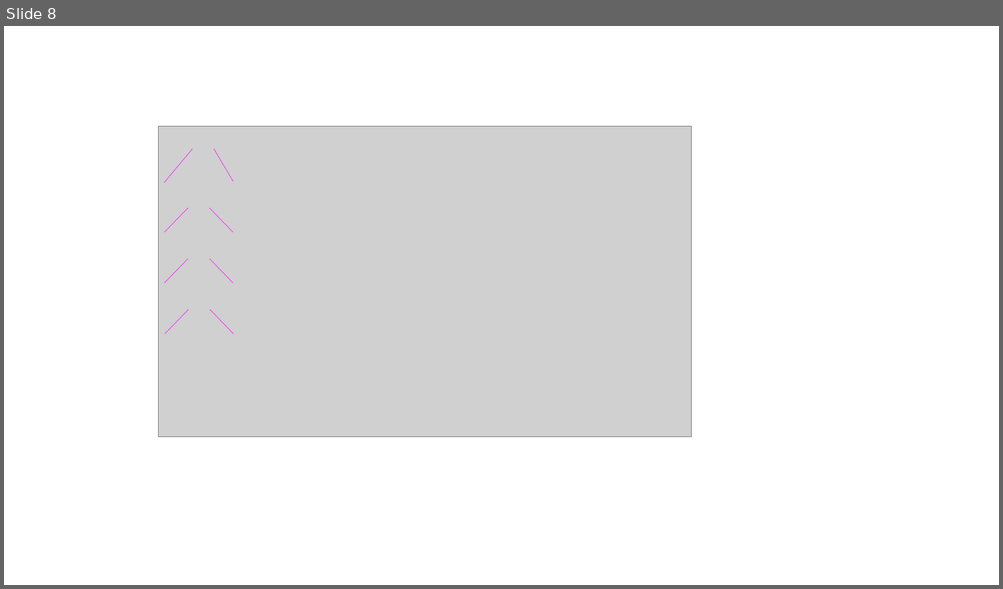
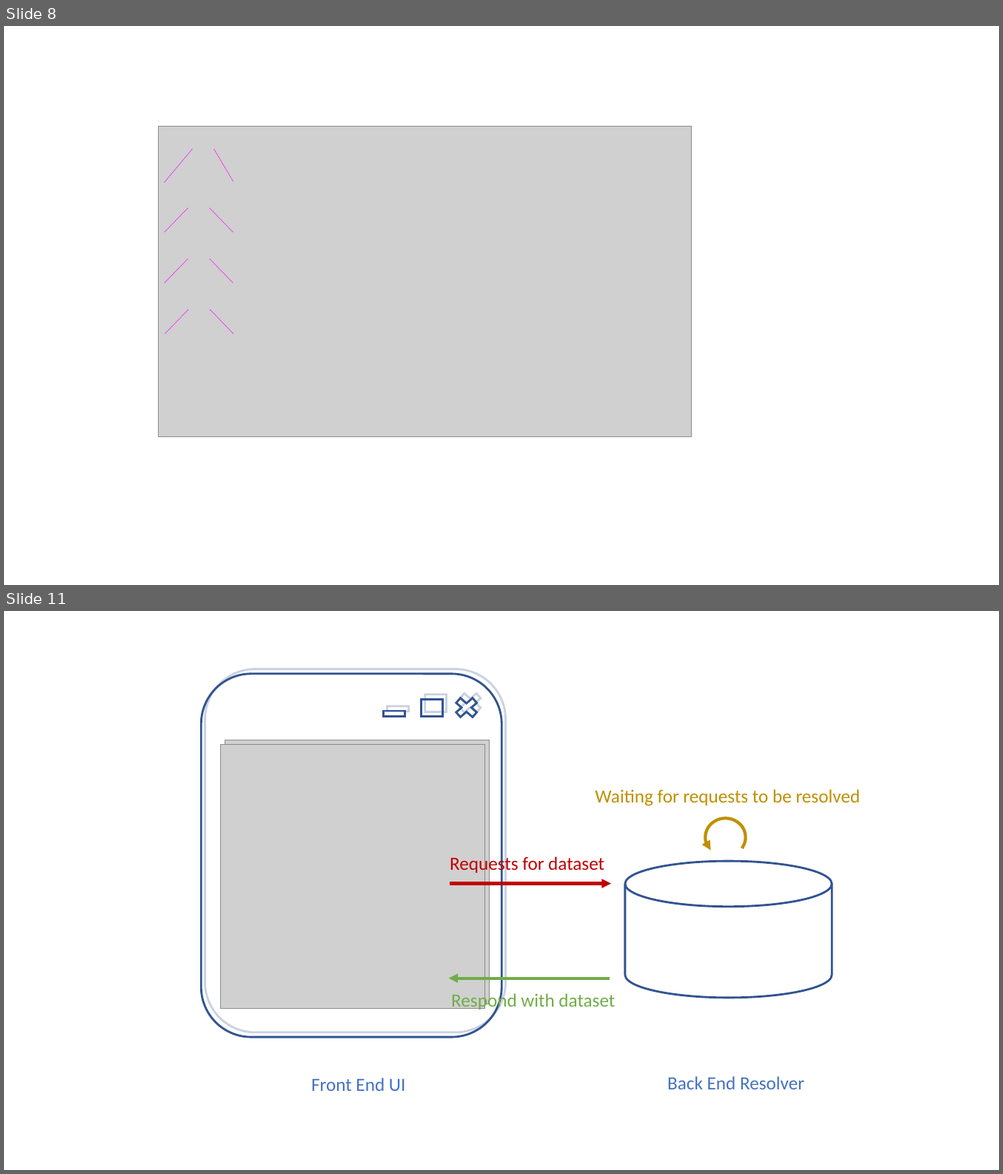
Before and after one commit to divyinfo/fractals-report, a slide deck: LatexImages.pptx. Shown one above the other, each under a label of ours: slide 8 before the commit, slides 8 and 11 after it; the slides between them are not shown. The pictures are 1003x589 and 1003x1174 pixels, drawn with LibreOffice and Linux fonts; fonts in the diff are those of the drawing; grey boxes stand for pictures. Boxes give left, top, right and bottom in pixels: in the first picture for what was removed or moved away, otherwise in the second. Text is boxed around its words. In the diff, an @@ line names an element or a change of style, - is before the commit and + after.

```diff
--- a/LatexImages.pptx
+++ b/LatexImages.pptx
@@ slide 11 added at (4,611,999,1170), background #FFFFFF @@
@@ group added at (201,669,506,1037): 4 rectangles, 2 rounded rectangles, 2 crosses, 2 pictures @@
@@ text added at (595,789,860,806), 18 pt, text #BF9000 @@
+Waiting for requests to be resolved
@@ arc (boxed as its full ellipse) added at (706,818,745,857), outline #BF9000 3 pt @@
@@ text added at (449,854,604,874), 18 pt, text #C00000 @@
+Requests for dataset
@@ cylinder added at (625,861,831,997), outline #325491 2 pt @@
@@ arrow added from (449, 884) to (612, 884), #C00000 3 pt @@
@@ arrow added from (609, 979) to (449, 979), #70AD47 3 pt @@
@@ text added at (451,991,614,1011), 18 pt, text #70AD47 @@
+Respond with dataset
@@ text added at (667,1076,804,1090), 18 pt, text #4472C4 @@
+Back End Resolver
@@ text added at (311,1078,406,1091), 18 pt, text #4472C4 @@
+Front End UI
```
Also in this commit, not shown: 6 other slides added, 1 slide removed, 23 other files.
